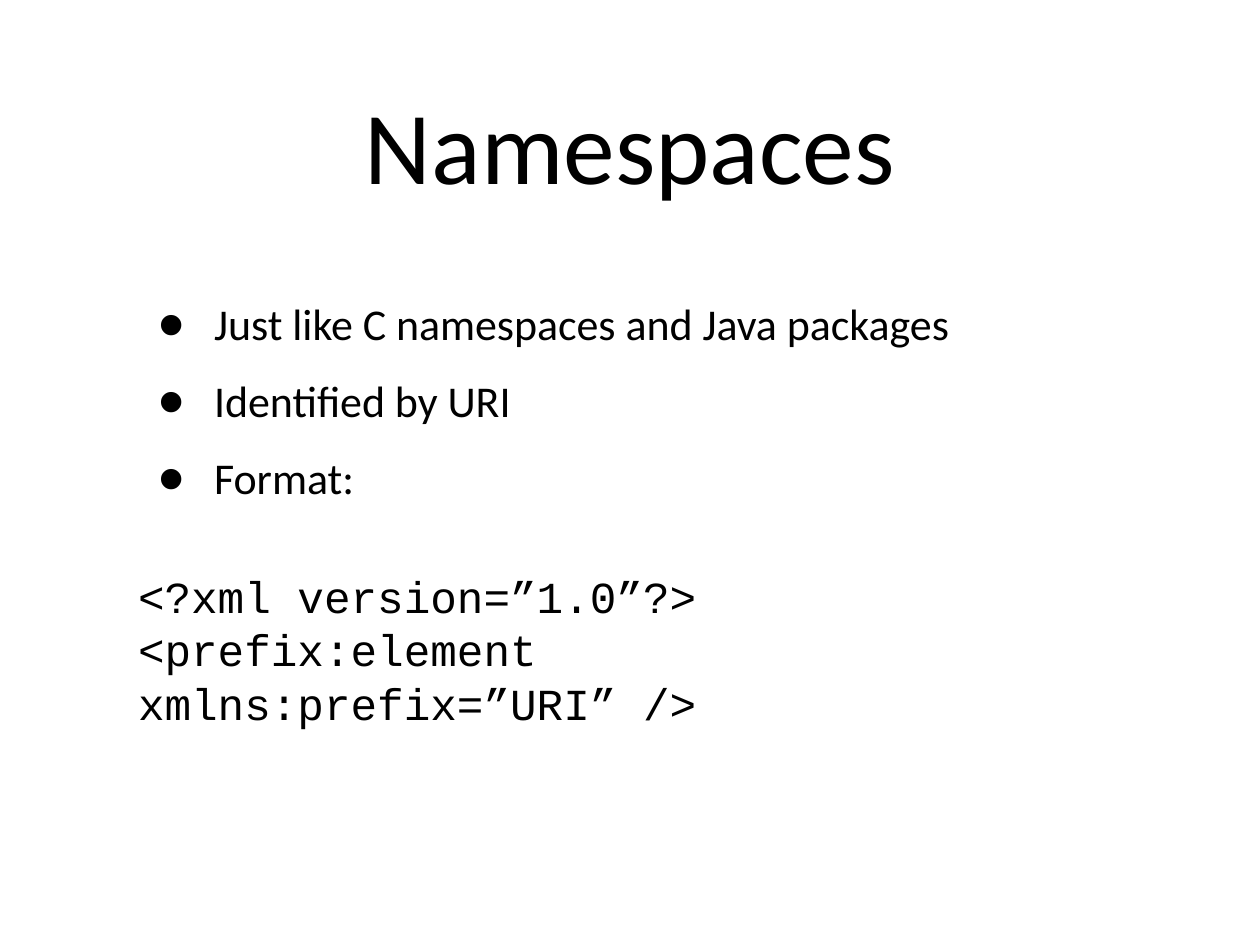
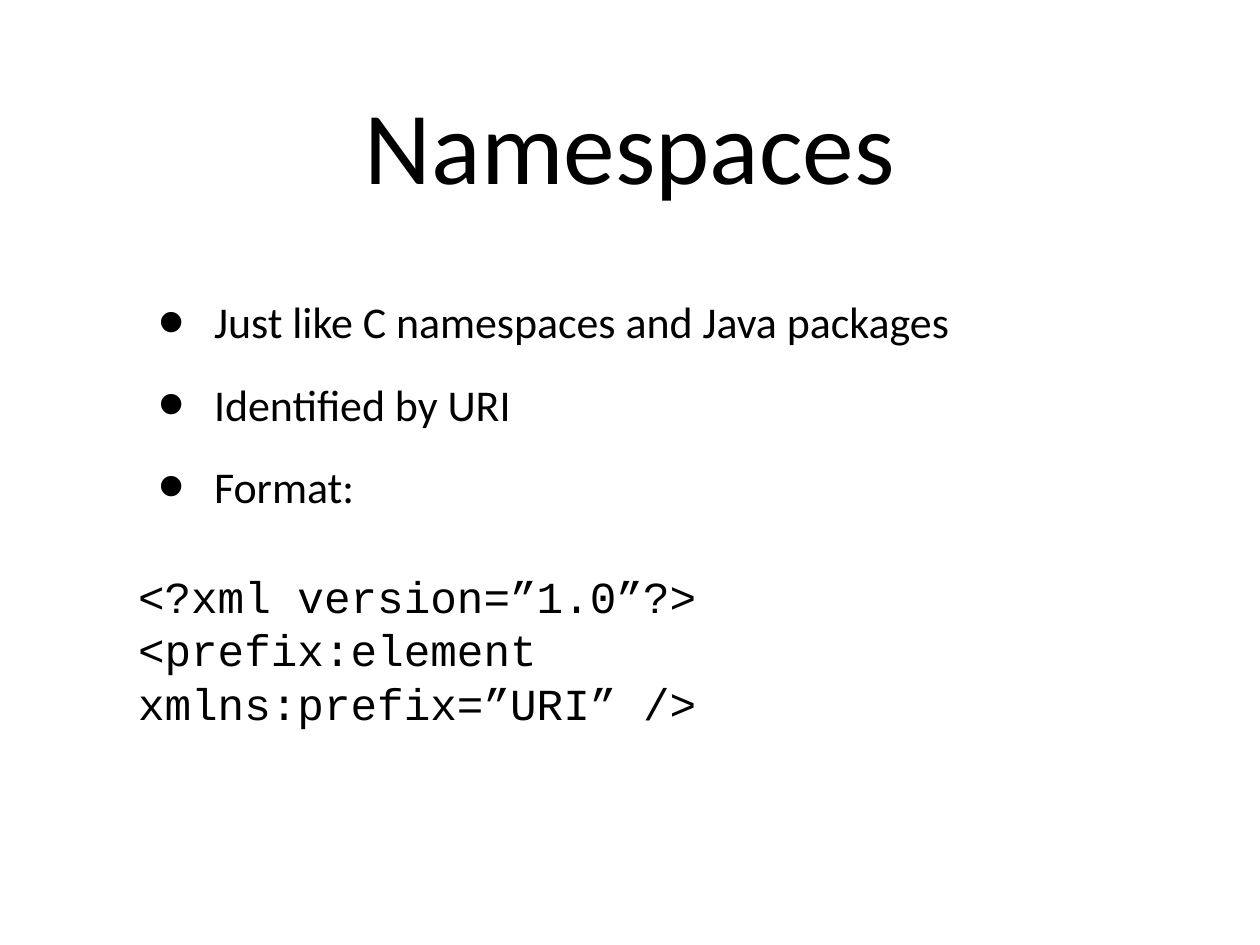
Before and after one commit to tathougies/zynx-se-bootcamp, a slide deck: slide 13 of xml/xml-schema-xpath.ppt (slide 12 before the commit). Drawn at 1260x945 pixels with LibreOffice and Linux fonts; fonts in the diff are those of the drawing. Boxes give left, top, right and bottom in pixels: in the first picture for what was removed or moved away, otherwise in the second. Text is boxed around its words. In the diff, an @@ line names an element or a change of style, - is before the commit and + after.

```diff
--- a/xml/xml-schema-xpath.ppt
+++ b/xml/xml-schema-xpath.ppt
@@ text "Just like C namespaces and ..." at [214, 307, 949, 504]: line spacing 0.9 to 1 @@
```
Also in this commit, not shown: 20 other slides changed, 1 slide added.
